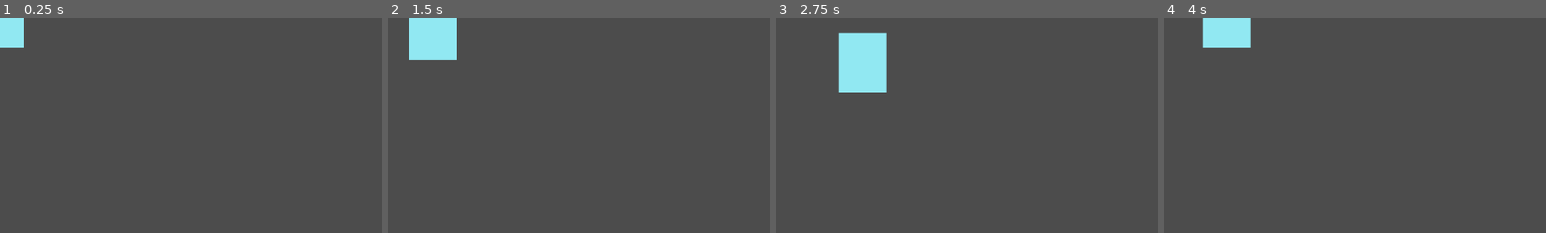
Above: before the commit, frames 1-4 (left to right).
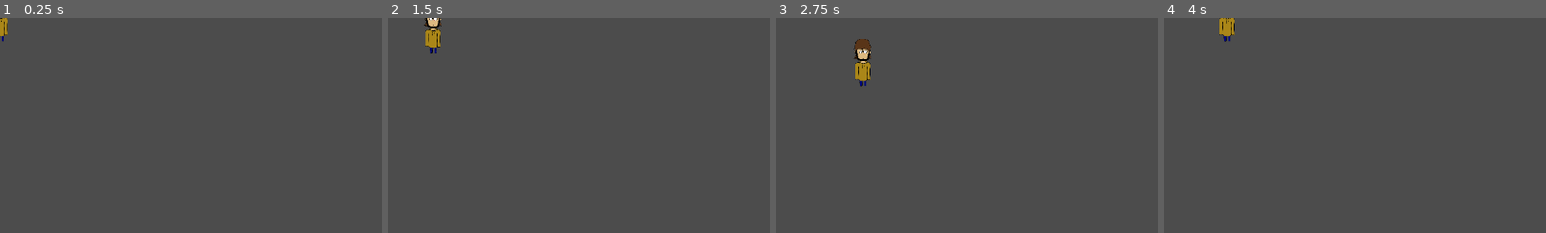
Above: after the commit, the same moments.

Repository: CeylenGames/5thAlakajam
Game: Godot game, scene res://World.tscn
Same seed, same stepped clock (60 frames per second), same inputs: the game is played once before the commit and once after it.
Inputs:
- Up to frame 1 (0.25 s): no input
- Up to frame 2 (1.5 s): tap Enter at 0.5 s; hold Right (ui_right) 0.53-1.28 s; tap Keypad 0 (combo_0) at 0.6 s; tap Keypad 1 (combo_1) at 0.8, 1.35 s; hold Down (ui_down) from 1.28 s (still down)
- Up to frame 3 (2.75 s): tap Keypad 0 (combo_0) at 1.55, 2.1 s; release Down (ui_down) at 2.03 s; hold Right (ui_right) from 2.03 s (still down); tap Keypad 1 (combo_1) at 2.3 s
- Up to frame 4 (4 s): release Right (ui_right) at 2.78 s; hold Up (ui_up) 2.78-3.53 s; tap Keypad 1 (combo_1) at 2.85, 3.8 s; tap Keypad 0 (combo_0) at 3.05, 3.6 s; hold Left (ui_left) from 3.53 s (still down)
The pictures show only the part of the screen within x 0-50%, y 0-50%; the shares and areas given below are measured in that part.

The runs differ from the first frame. In frame 1, 0.9% of the frame differs, in the area x 0-7%, y 0-14%; in frame 2, 2.4%; in frame 3, 3.6%, in the area x 16-29%, y 6-35%; in frame 4, 1.8%.
Error after the commit: Parse Error: The identifier "seq" isn't declared in the current scope. (res://Scripts/Combo.gd:26)

Commit message:
suite combo

Diff:
--- a/Combo.gd
+++ /dev/null
@@ -1,7 +0,0 @@
-extends Node
-
-var is_comboting = false
-
-
-func combo_exit():
-	is_comboting = false
--- a/Prefabs/Player.tscn
+++ b/Prefabs/Player.tscn
@@ -1,14 +1,17 @@
 [gd_scene load_steps=4 format=2]
 
-[ext_resource path="res://Prefabs/Player.gd" type="Script" id=1]
-[ext_resource path="res://images/Perso_tmp.png" type="Texture" id=2]
+[ext_resource path="res://Scripts/Player.gd" type="Script" id=1]
+[ext_resource path="res://images/perso.png" type="Texture" id=2]
 
-[sub_resource type="RectangleShape2D" id=1]
+
+
+[sub_resource type="CapsuleShape2D" id=1]
 
 custom_solver_bias = 0.0
-extents = Vector2( 40, 50 )
+radius = 10.0
+height = 60.0
 
-[node name="Player" type="KinematicBody2D"]
+[node name="Player" type="KinematicBody2D" index="0"]
 
 input_pickable = false
 collision_layer = 1
@@ -17,11 +20,15 @@
 script = ExtResource( 1 )
 Speed = 100
 
-[node name="CollisionShape2D" type="CollisionShape2D" parent="." index="0"]
+[node name="Sprite" type="Sprite" parent="." index="0"]
 
+scale = Vector2( 0.1, 0.1 )
+texture = ExtResource( 2 )
+_sections_unfolded = [ "Transform" ]
+
+[node name="CollisionShape2D" type="CollisionShape2D" parent="." index="1"]
+
+position = Vector2( -2.38419e-007, 0 )
+scale = Vector2( 1.53846, 1 )
 shape = SubResource( 1 )
 _sections_unfolded = [ "Transform" ]
-
-[node name="Sprite" type="Sprite" parent="." index="1"]
-
-texture = ExtResource( 2 )
--- /dev/null
+++ b/Scripts/Combo.gd
@@ -0,0 +1,31 @@
+extends Node
+
+var is_comboting = false
+export (Texture) var Button0
+export (Texture) var Button1
+
+export (PoolIntArray) var combo
+var index = 0
+var is_combo_finished = false
+
+func _process(delta):
+	if not is_combo_finished:
+		get_events()
+
+func get_events():
+	if Input.is_action_just_pressed("combo_0"):
+		if combo[index] == 0:
+			index += 1
+			# Anim bon code
+		# Sinon anim faux
+	elif Input.is_action_just_pressed("combo_1"):
+		if combo[index] == 1:
+			index += 1
+			# Anim bon code
+		#Sinon faux
+	if index == seq.size():
+		pass
+
+
+func combo_exit():
+	is_comboting = false
--- a/World.tscn
+++ b/World.tscn
@@ -1,7 +1,7 @@
 [gd_scene load_steps=3 format=2]
 
 [ext_resource path="res://Prefabs/Player.tscn" type="PackedScene" id=1]
-[ext_resource path="res://Combo.gd" type="Script" id=2]
+[ext_resource path="res://Scripts/Combo.gd" type="Script" id=2]
 
 [node name="World" type="Node" index="0"]
 
@@ -10,6 +10,9 @@
 [node name="Combo" type="Node" parent="Player" index="2"]
 
 script = ExtResource( 2 )
+Button0 = null
+Button1 = null
+seq = PoolIntArray( 0, 1, 0 )
 
 [node name="Timer" type="Timer" parent="Player/Combo" index="0"]
 
@@ -17,6 +20,22 @@
 wait_time = 1.0
 one_shot = false
 autostart = false
+
+[node name="TextureRect" type="TextureRect" parent="Player/Combo" index="1"]
+
+anchor_left = 0.0
+anchor_top = 0.0
+anchor_right = 0.0
+anchor_bottom = 0.0
+margin_right = 40.0
+margin_bottom = 40.0
+rect_pivot_offset = Vector2( 0, 0 )
+rect_clip_content = false
+mouse_filter = 1
+mouse_default_cursor_shape = 0
+size_flags_horizontal = 1
+size_flags_vertical = 1
+stretch_mode = 0
 
 [node name="ParallaxBackground" type="ParallaxBackground" parent="." index="1"]
 
--- a/project.godot
+++ b/project.godot
@@ -24,22 +24,6 @@
 
 combo_1=[ Object(InputEventKey,"resource_local_to_scene":false,"resource_name":"","device":0,"alt":false,"shift":false,"control":false,"meta":false,"command":false,"pressed":false,"scancode":16777351,"unicode":0,"echo":false,"script":null)
  ]
-combo_2=[ Object(InputEventKey,"resource_local_to_scene":false,"resource_name":"","device":0,"alt":false,"shift":false,"control":false,"meta":false,"command":false,"pressed":false,"scancode":16777352,"unicode":0,"echo":false,"script":null)
- ]
-combo_3=[ Object(InputEventKey,"resource_local_to_scene":false,"resource_name":"","device":0,"alt":false,"shift":false,"control":false,"meta":false,"command":false,"pressed":false,"scancode":16777353,"unicode":0,"echo":false,"script":null)
- ]
-combo_4=[ Object(InputEventKey,"resource_local_to_scene":false,"resource_name":"","device":0,"alt":false,"shift":false,"control":false,"meta":false,"command":false,"pressed":false,"scancode":16777354,"unicode":0,"echo":false,"script":null)
- ]
-combo_5=[ Object(InputEventKey,"resource_local_to_scene":false,"resource_name":"","device":0,"alt":false,"shift":false,"control":false,"meta":false,"command":false,"pressed":false,"scancode":16777355,"unicode":0,"echo":false,"script":null)
- ]
-combo_6=[ Object(InputEventKey,"resource_local_to_scene":false,"resource_name":"","device":0,"alt":false,"shift":false,"control":false,"meta":false,"command":false,"pressed":false,"scancode":16777356,"unicode":0,"echo":false,"script":null)
- ]
-combo_7=[ Object(InputEventKey,"resource_local_to_scene":false,"resource_name":"","device":0,"alt":false,"shift":false,"control":false,"meta":false,"command":false,"pressed":false,"scancode":16777357,"unicode":0,"echo":false,"script":null)
- ]
-combo_8=[ Object(InputEventKey,"resource_local_to_scene":false,"resource_name":"","device":0,"alt":false,"shift":false,"control":false,"meta":false,"command":false,"pressed":false,"scancode":16777358,"unicode":0,"echo":false,"script":null)
- ]
-combo_9=[ Object(InputEventKey,"resource_local_to_scene":false,"resource_name":"","device":0,"alt":false,"shift":false,"control":false,"meta":false,"command":false,"pressed":false,"scancode":16777359,"unicode":0,"echo":false,"script":null)
- ]
 combo_0=[ Object(InputEventKey,"resource_local_to_scene":false,"resource_name":"","device":0,"alt":false,"shift":false,"control":false,"meta":false,"command":false,"pressed":false,"scancode":16777350,"unicode":0,"echo":false,"script":null)
  ]
 
Renamed: Prefabs/Player.gd -> Scripts/Player.gd
Not shown, added: images/perso.png.import
